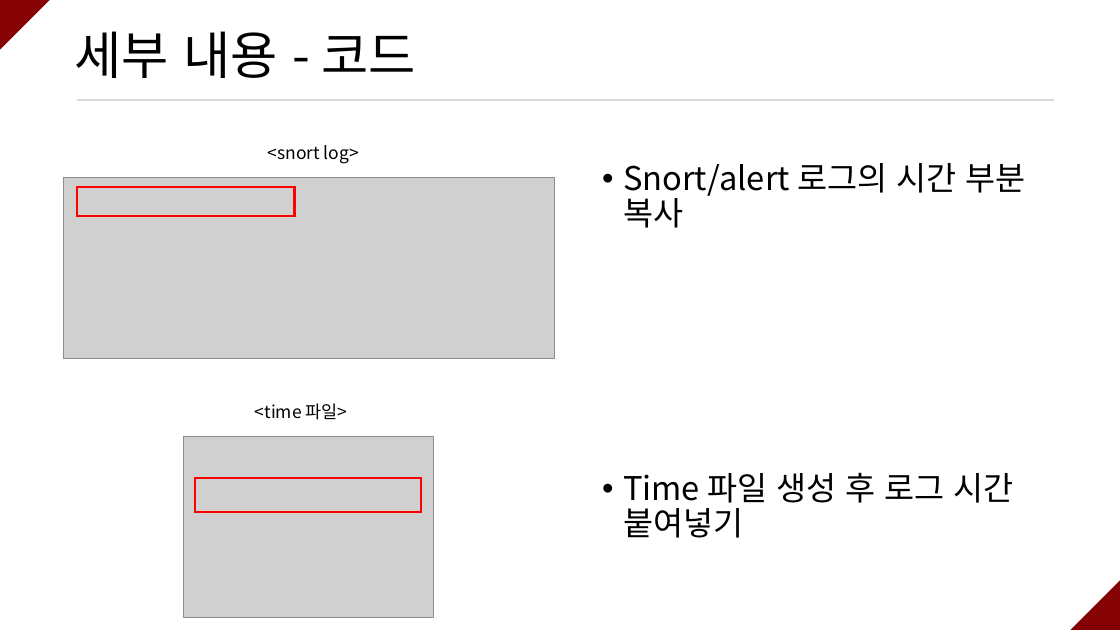
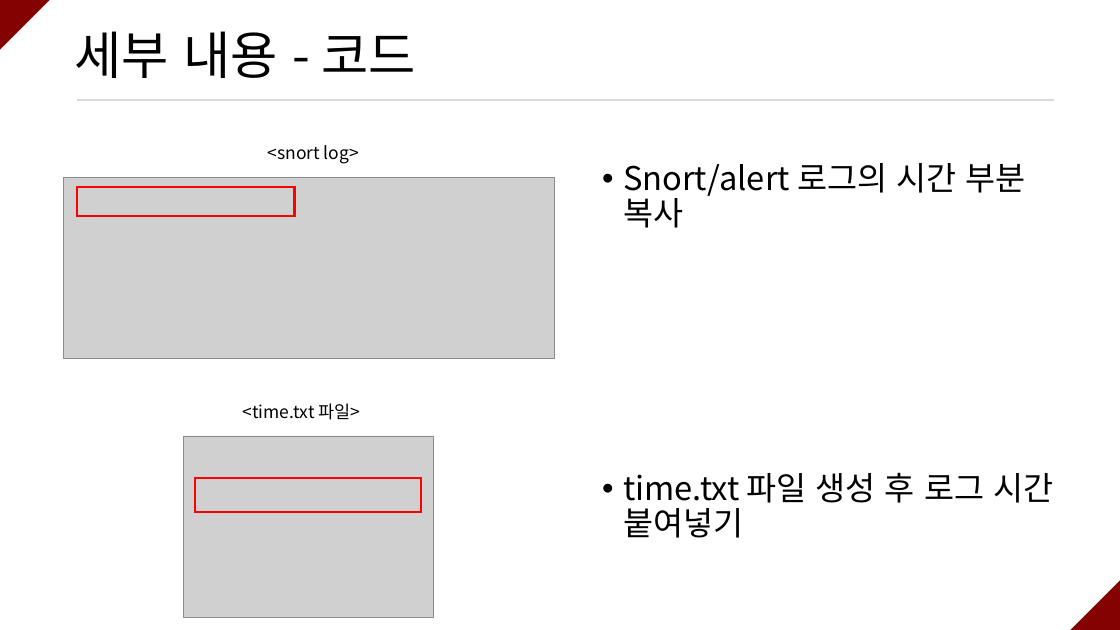
Before and after one commit to ramieeee/self_learning, a slide deck: slide 11 of semi_projects/보안탐지 및 SMS 알람/연람희_보안탐지 및 SMS 알람.pptx (slide 10 before the commit). Drawn at 1120x630 pixels with LibreOffice and Linux fonts; fonts in the diff are those of the drawing; grey boxes stand for pictures. Boxes give left, top, right and bottom in pixels: in the first picture for what was removed or moved away, otherwise in the second. Text is boxed around its words. In the diff, an @@ line names an element or a change of style, - is before the commit and + after.

```diff
--- a/semi_projects/보안탐지 및 SMS 알람/연람희_보안탐지 및 SMS 알람.pptx
+++ b/semi_projects/보안탐지 및 SMS 알람/연람희_보안탐지 및 SMS 알람.pptx
@@ text at bbox=[243, 403, 361, 420]: text changed @@
-<time 파일>
+<time.txt 파일>
@@ text at bbox=[623, 472, 1053, 538]: text changed @@
-• Time 파일 생성 후 로그 시간 붙여넣기
+• time.txt 파일 생성 후 로그 시간 붙여넣기
```
Also in this commit, not shown: 8 other slides changed, 1 slide added.
